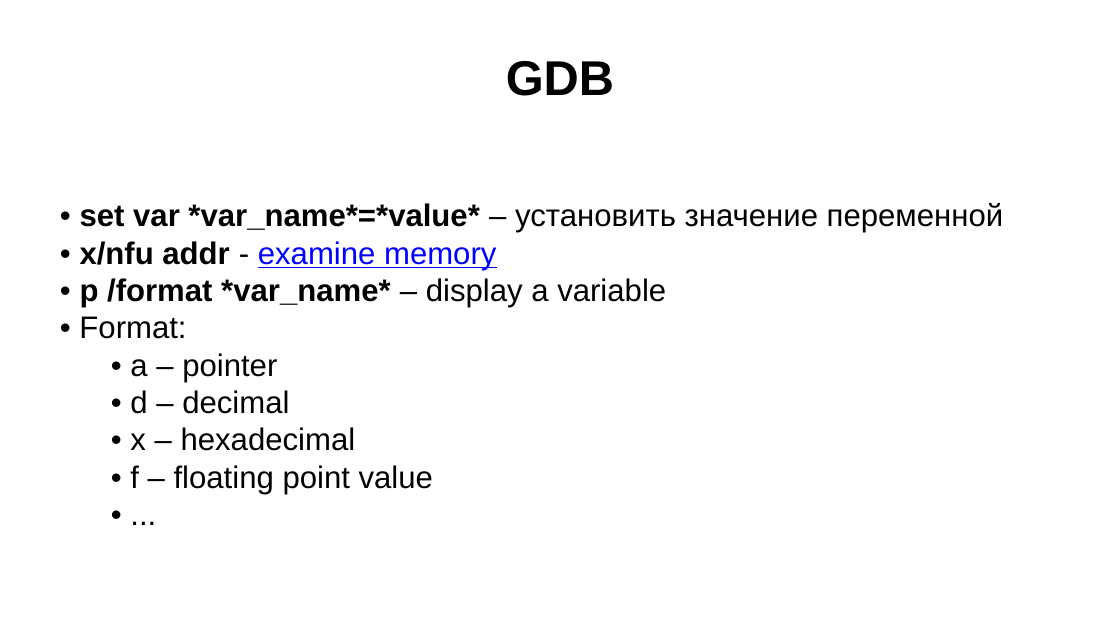
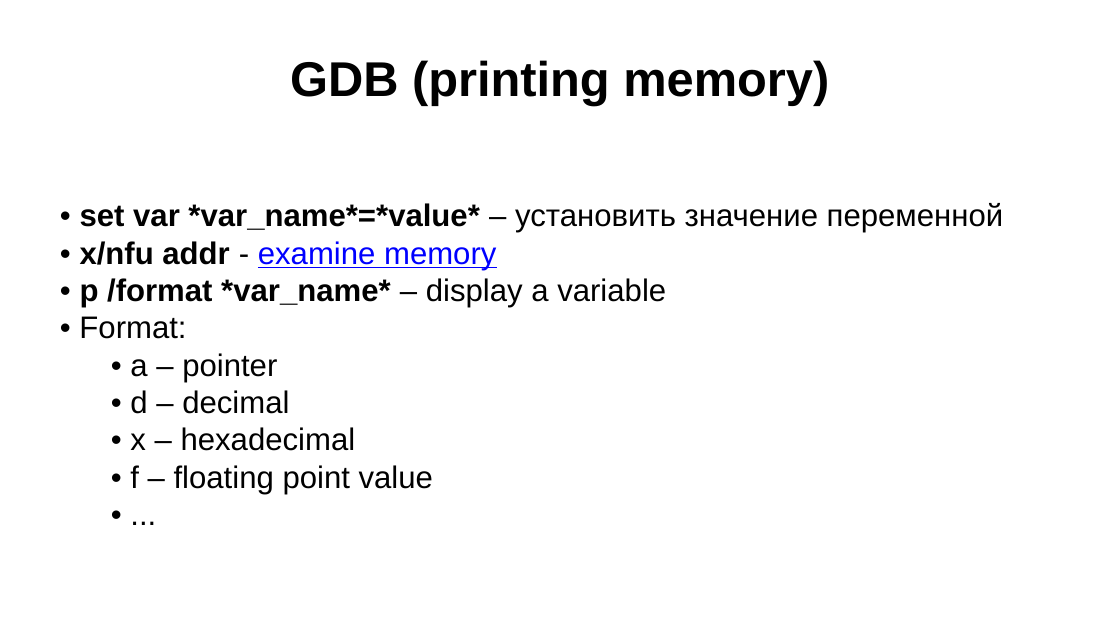
Before and after one commit to kostya2709/CAOS_seminars, a slide deck: slide 8 of sem_1_tools/presentations/Семинар_1_tools.pptx. Drawn at 1120x630 pixels with LibreOffice and Linux fonts; fonts in the diff are those of the drawing. Boxes give left, top, right and bottom in pixels: in the first picture for what was removed or moved away, otherwise in the second. Text is boxed around its words. In the diff, an @@ line names an element or a change of style, - is before the commit and + after.

```diff
--- a/sem_1_tools/presentations/Семинар_1_tools.pptx
+++ b/sem_1_tools/presentations/Семинар_1_tools.pptx
@@ title at (290,60,829,105): text changed @@
-GDB
+GDB (printing memory)
```
Also in this commit, not shown: 1 other slide changed, 1 slide added, 40 other files.
